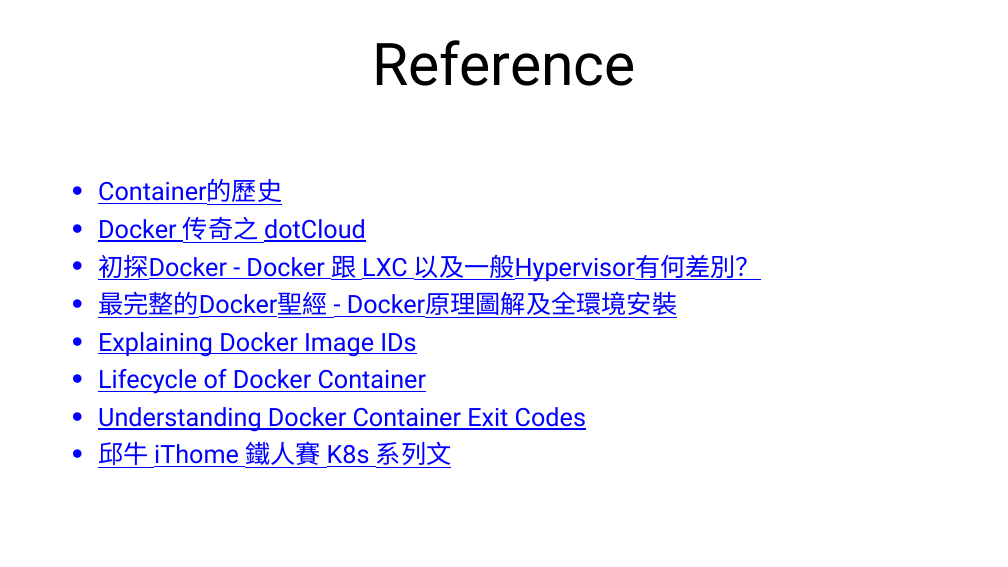
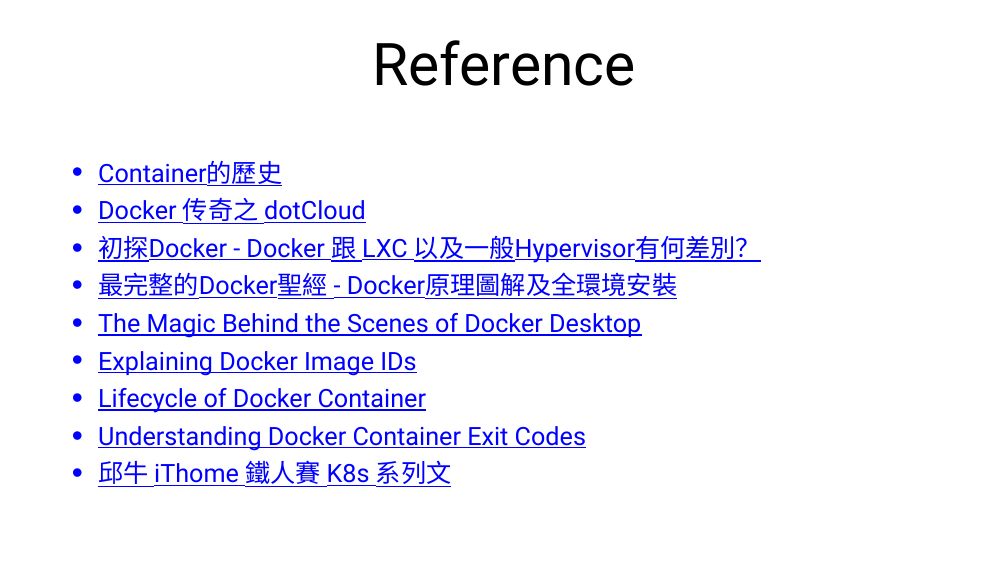
Before and after one commit to cathaylife-devops/docker-tutorial, a slide deck: slide 49 of docker-tutorial.pptx (slide 47 before the commit). Drawn at 1008x567 pixels with LibreOffice and Linux fonts; fonts in the diff are those of the drawing. Boxes give left, top, right and bottom in pixels: in the first picture for what was removed or moved away, otherwise in the second. Text is boxed around its words. In the diff, an @@ line names an element or a change of style, - is before the commit and + after.

```diff
--- a/docker-tutorial.pptx
+++ b/docker-tutorial.pptx
@@ text at (98,313,641,338): paragraph added @@
+• The Magic Behind the Scenes of Docker Desktop
```
Also in this commit, not shown: 15 other slides changed, 2 slides added, 2 other files.
